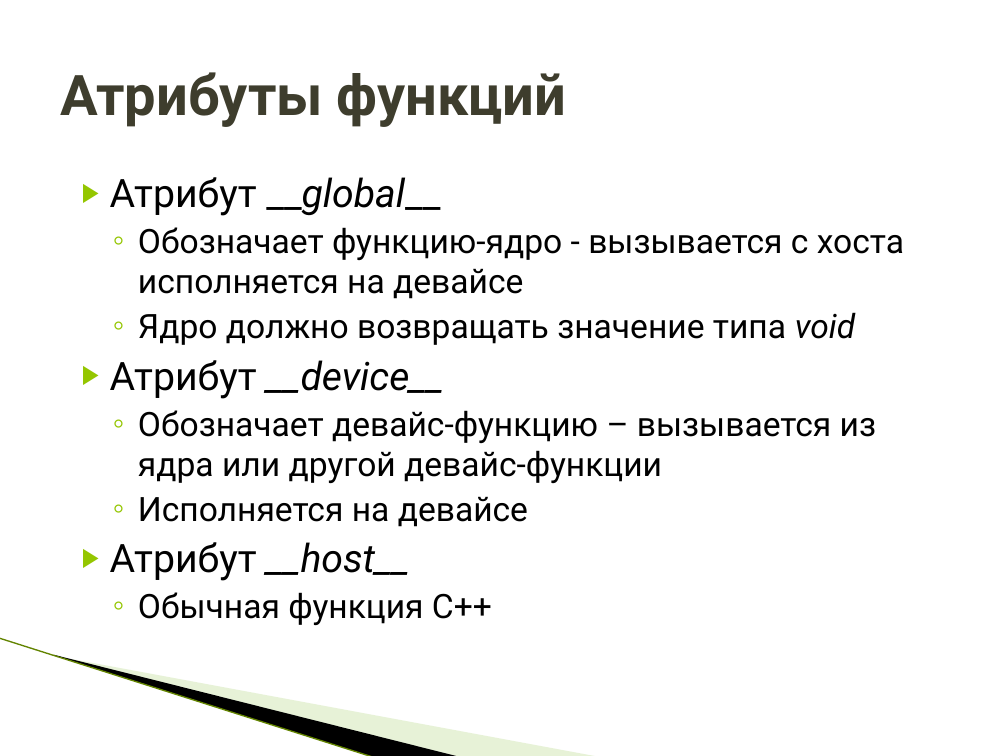
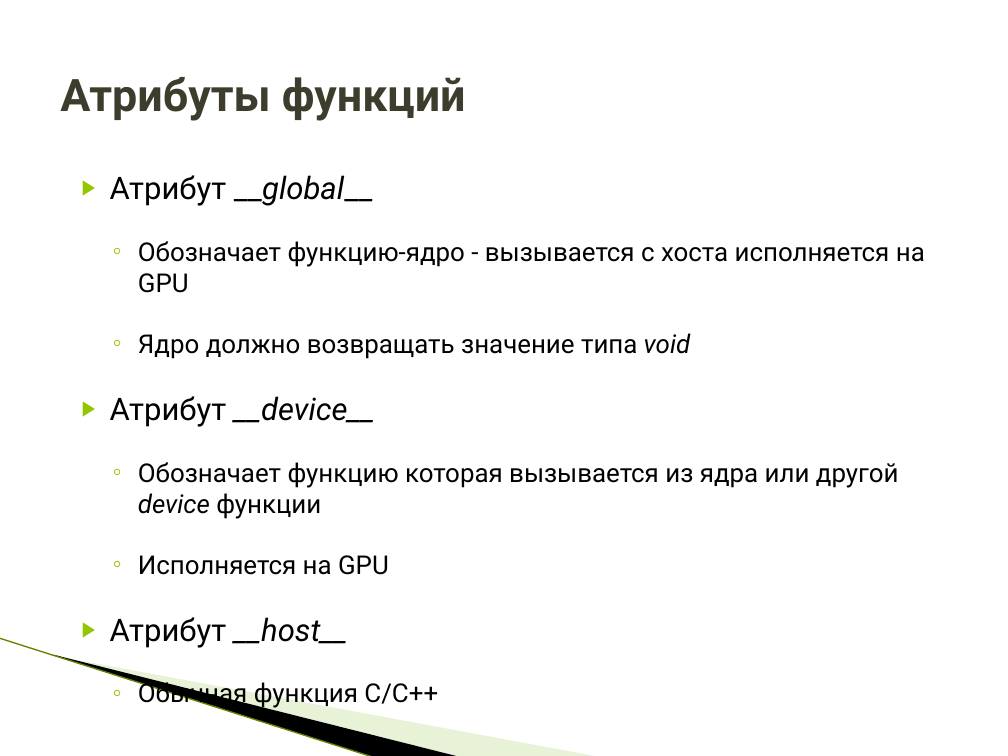
Before and after one commit to HPC-lab-ITIS/CUDA, a slide deck: slide 14 of materials/lec_1/lec_1.pptx (slide 19 before the commit). Drawn at 1008x756 pixels with LibreOffice and Linux fonts; fonts in the diff are those of the drawing; background and template pictures are left out. Boxes give left, top, right and bottom in pixels: in the first picture for what was removed or moved away, otherwise in the second. Text is boxed around its words. In the diff, an @@ line names an element or a change of style, - is before the commit and + after.

```diff
--- a/materials/lec_1/lec_1.pptx
+++ b/materials/lec_1/lec_1.pptx
@@ title "Атрибуты функций" at box(60, 77, 466, 121): size 40 to 32 pt @@
@@ text at box(110, 175, 690, 648): size 28 to 22.2 pt in "Атрибут __global__", "Атрибут __device__", "Атрибут __host__"; size 24 to 18.5 pt in "Ядро должно возвращать значение типа void"; more space between paragraphs @@
@@ text at box(138, 241, 925, 293): text changed; size 24 to 18.5 pt @@
-  ◦ Обозначает функцию-ядро - вызывается с хоста исполняется на девайсе
+  ◦ Обозначает функцию-ядро - вызывается с хоста исполняется на GPU
@@ text at box(138, 462, 899, 575): text changed; size 24 to 18.5 pt @@
-  ◦ Обозначает девайс-функцию – вызывается из ядра или другой девайс-функции
-  ◦ Исполняется на девайсе
+  ◦ Обозначает функцию которая вызывается из ядра или другой device функции
+  ◦ Исполняется на GPU
@@ text at box(138, 679, 438, 709): text changed; size 24 to 18.5 pt @@
-  ◦ Обычная функция С++
+  ◦ Обычная функция С/С++
```
Also in this commit, not shown: 24 other slides changed, 10 slides removed, 3 other files.
